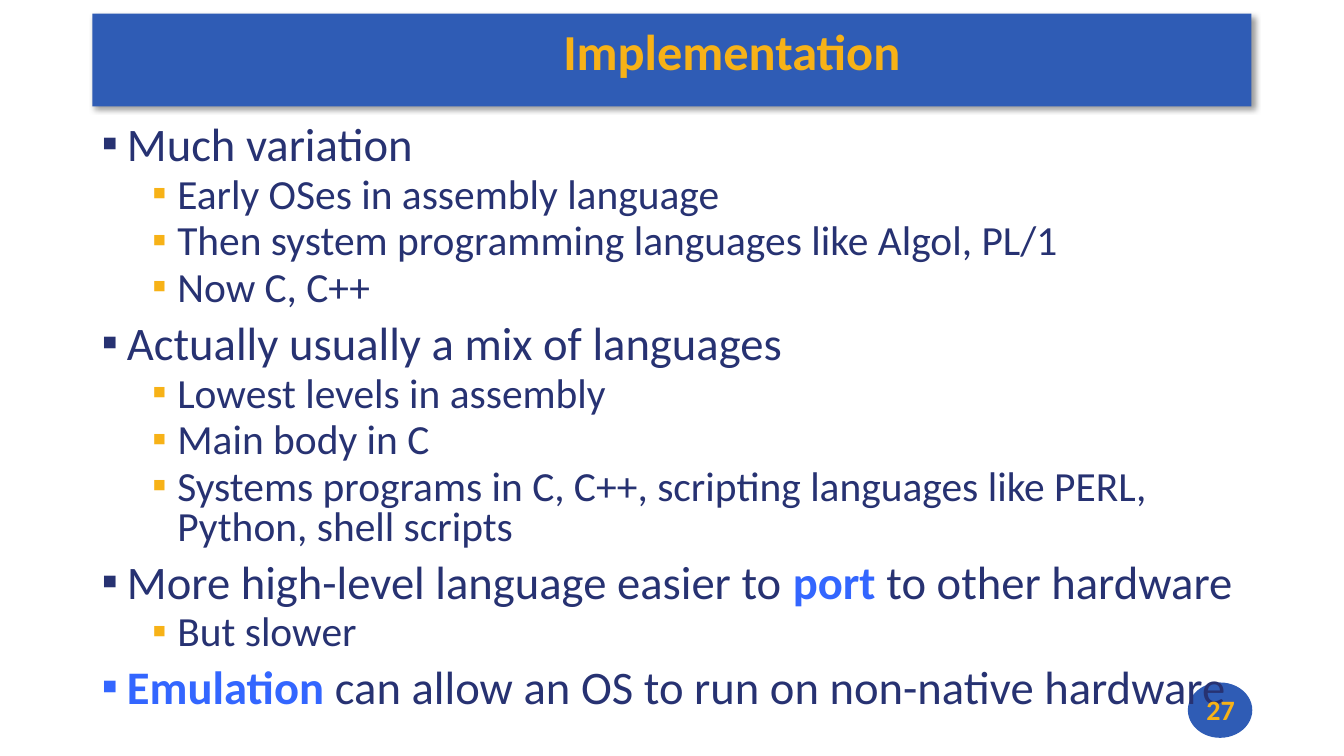
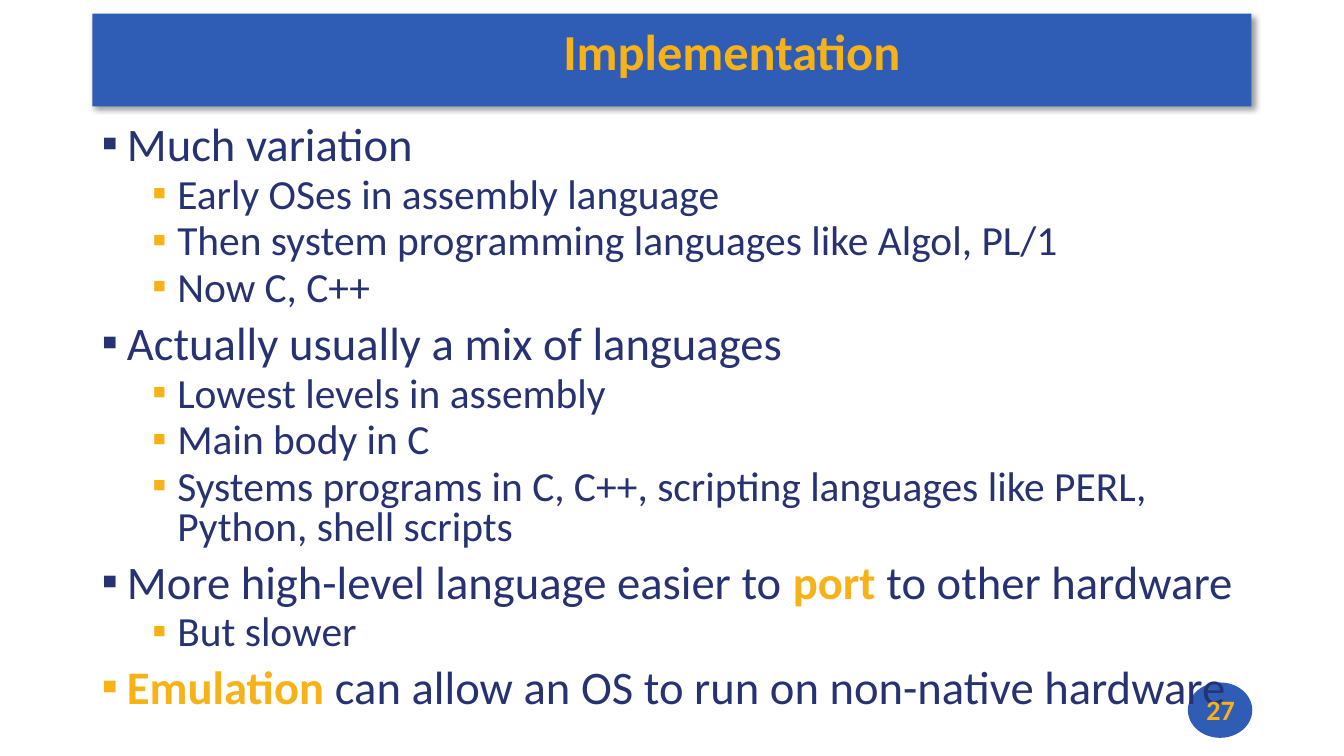
Before and after one commit to andrewt0301/hse-acos-course, a slide deck: slide 27 of docs/part2os/03_SystemCalls/OS_Lecture_03.pptx. Drawn at 1344x756 pixels with LibreOffice and Linux fonts; fonts in the diff are those of the drawing. Boxes give left, top, right and bottom in pixels: in the first picture for what was removed or moved away, otherwise in the second. Text is boxed around its words. In the diff, an @@ line names an element or a change of style, - is before the commit and + after.

```diff
--- a/docs/part2os/03_SystemCalls/OS_Lecture_03.pptx
+++ b/docs/part2os/03_SystemCalls/OS_Lecture_03.pptx
@@ text at box(127, 566, 1232, 716): text colour #3366FF to #F7B217 in "port", "Emulation" @@
```
Also in this commit, not shown: 5 other slides changed, 1 other file.
